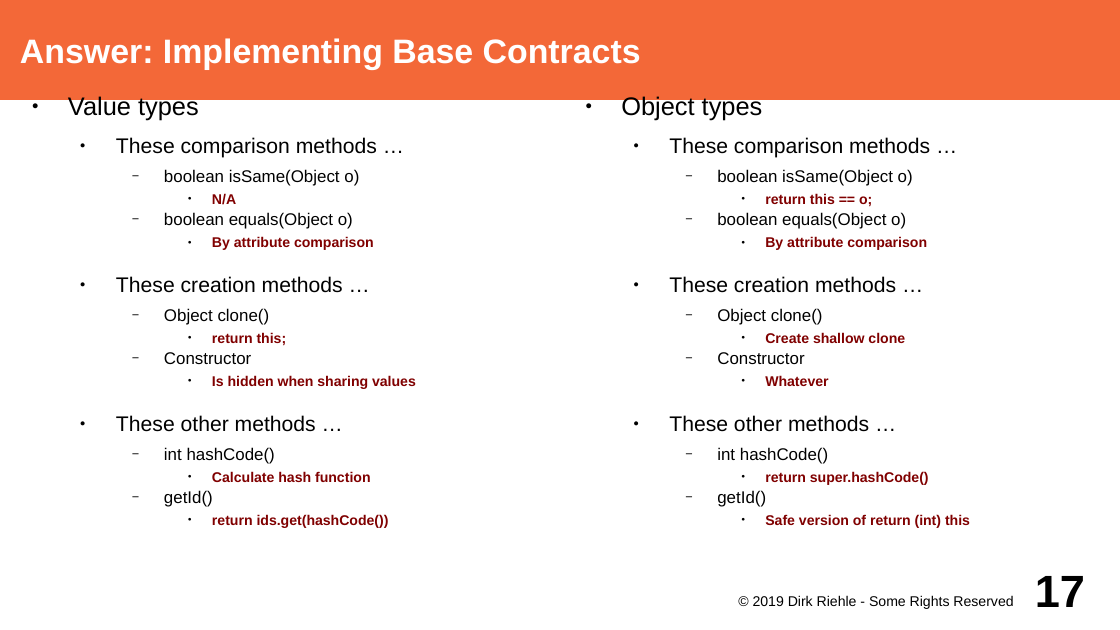
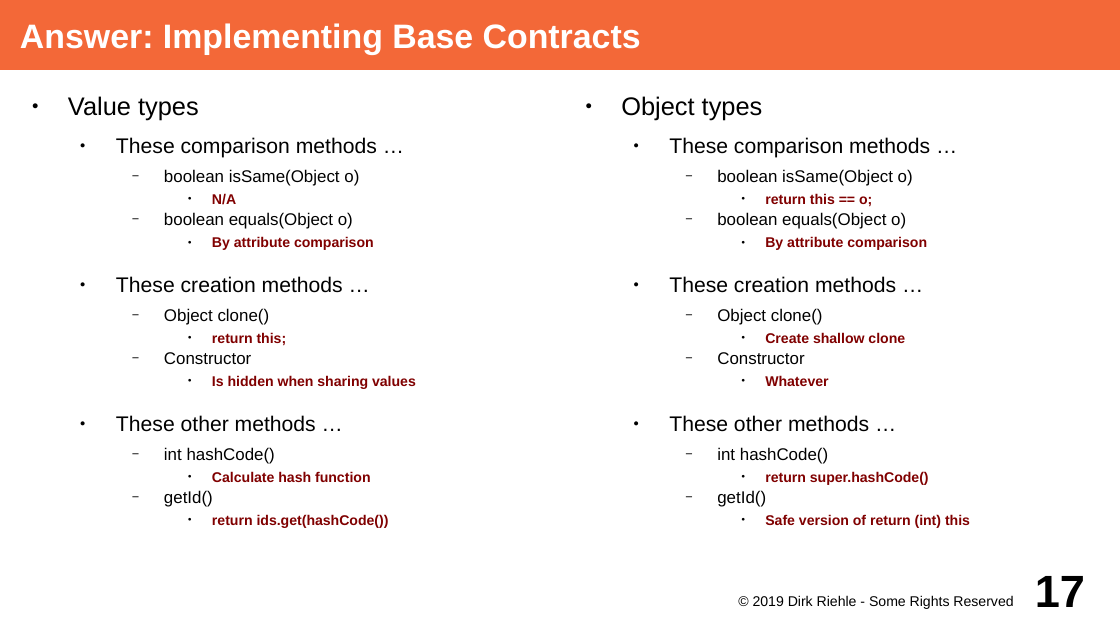
Before and after one commit to dirkriehle/adap-course, a slide deck: slide 17 of Lecture Slides/ADAP C07 - Value Objects.odp. Drawn at 1120x630 pixels with LibreOffice and Linux fonts; fonts in the diff are those of the drawing. Boxes give left, top, right and bottom in pixels: in the first picture for what was removed or moved away, otherwise in the second. Text is boxed around its words. In the diff, an @@ line names an element or a change of style, - is before the commit and + after.

```diff
--- a/Lecture Slides/ADAP C07 - Value Objects.odp
+++ b/Lecture Slides/ADAP C07 - Value Objects.odp
@@ title "Answer: Implementing Base Contracts": place and size @@
-title "Answer: Implementing Base Contracts" at (0, 0, 1120, 100)
+title "Answer: Implementing Base Contracts" at (0, 0, 1120, 70)
```
Also in this commit, not shown: 18 other slides changed, 38 other files.
